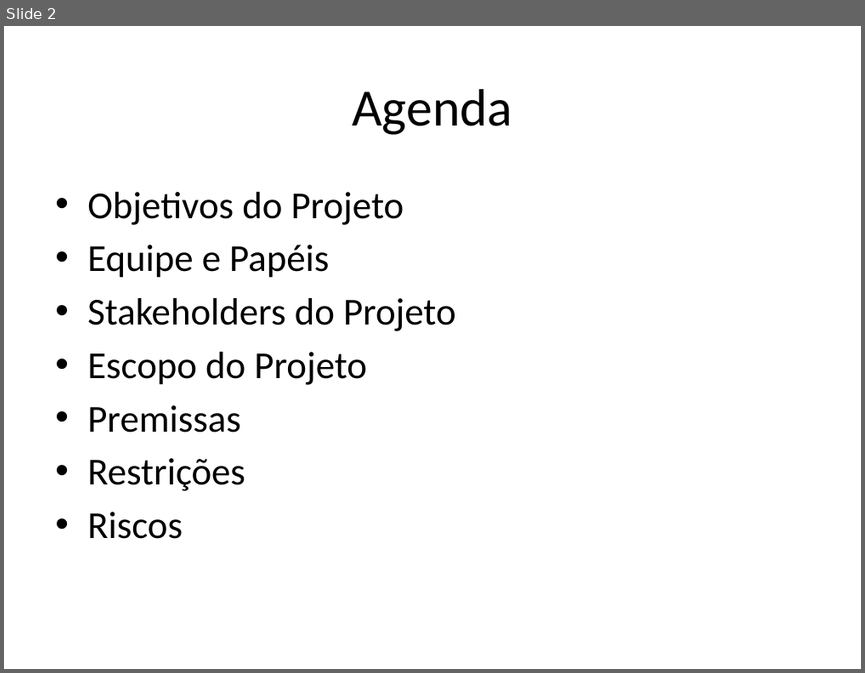
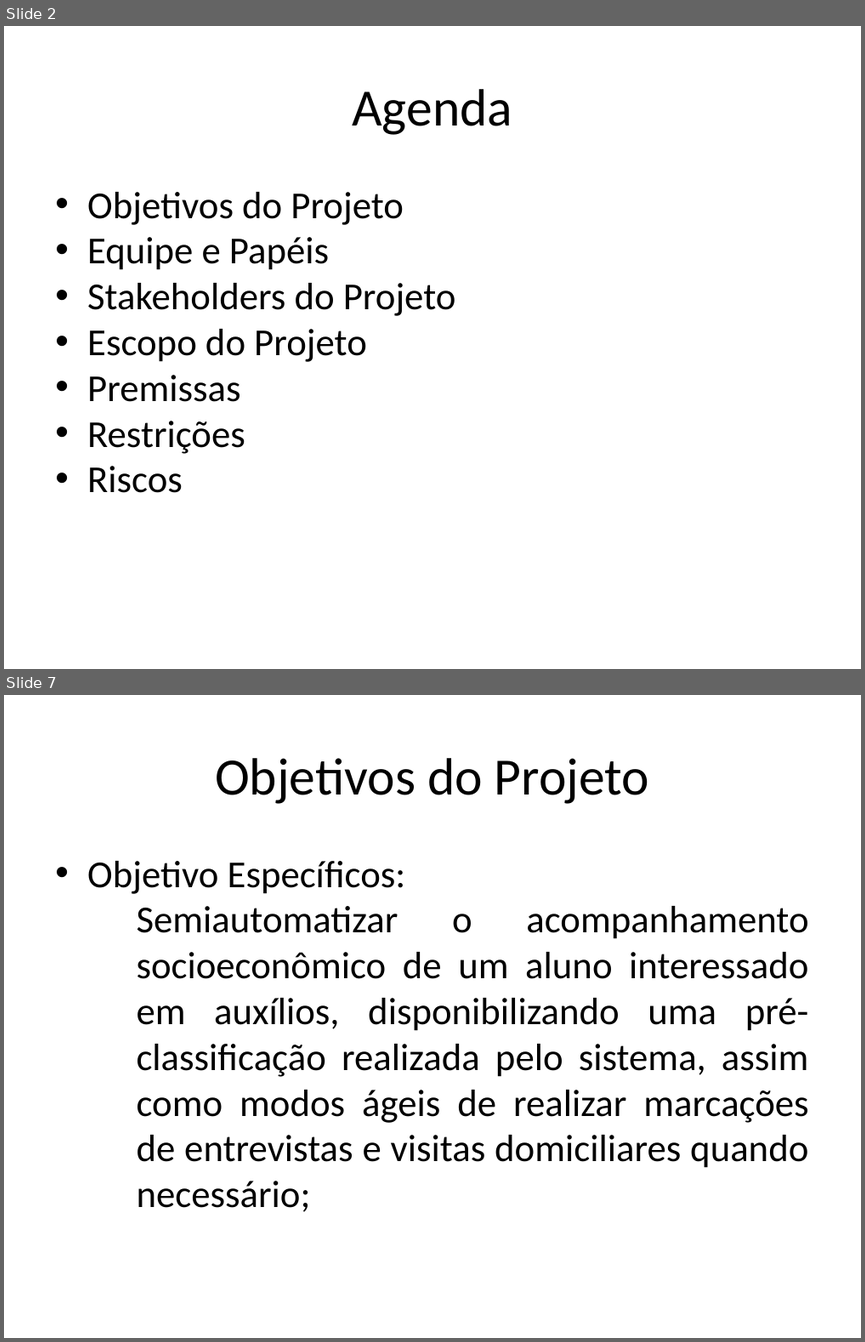
Before and after one commit to amslv/SIGEAS, a slide deck: 01-PROJETO-2015.2/01-GERENCIA DE PROJETO/Plano_de_Projeto.pptx. Shown one above the other, each under a label of ours: slide 2 before the commit, slides 2 and 7 after it; the slides between them are not shown. The pictures are 865x673 and 865x1342 pixels, drawn with LibreOffice and Linux fonts; fonts in the diff are those of the drawing. Boxes give left, top, right and bottom in pixels: in the first picture for what was removed or moved away, otherwise in the second. Text is boxed around its words. In the diff, an @@ line names an element or a change of style, - is before the commit and + after.

Commit message:
Versão 0.1 do Plano de Projeto

```diff
--- a/01-PROJETO-2015.2/01-GERENCIA DE PROJETO/Plano_de_Projeto.pptx
+++ b/01-PROJETO-2015.2/01-GERENCIA DE PROJETO/Plano_de_Projeto.pptx
@@ slide 7 added at (x1=4, y1=695, x2=861, y2=1338), background #FFFFFF @@
@@ text added at (x1=215, y1=758, x2=649, y2=804), 44 pt, text #000000 @@
+Objetivos do Projeto
@@ text added at (x1=87, y1=861, x2=809, y2=1212), 32 pt, text #000000 @@
+• Objetivo Específicos:
+  − Semiautomatizar o acompanhamento socioeconômico de um aluno interessado em auxílios, disponibilizando uma pré-classificação realizada pelo sistema, assim como modos ágeis de realizar marcações de entrevistas e visitas domiciliares quando necessário;
@@ slide 2 changed as well @@
@@ text "Objetivos do Projeto" at (x1=87, y1=192, x2=456, y2=493): indent changed; less space between paragraphs @@
```
Also in this commit, not shown: 8 other slides changed, 7 other slides added, 2 other files.
